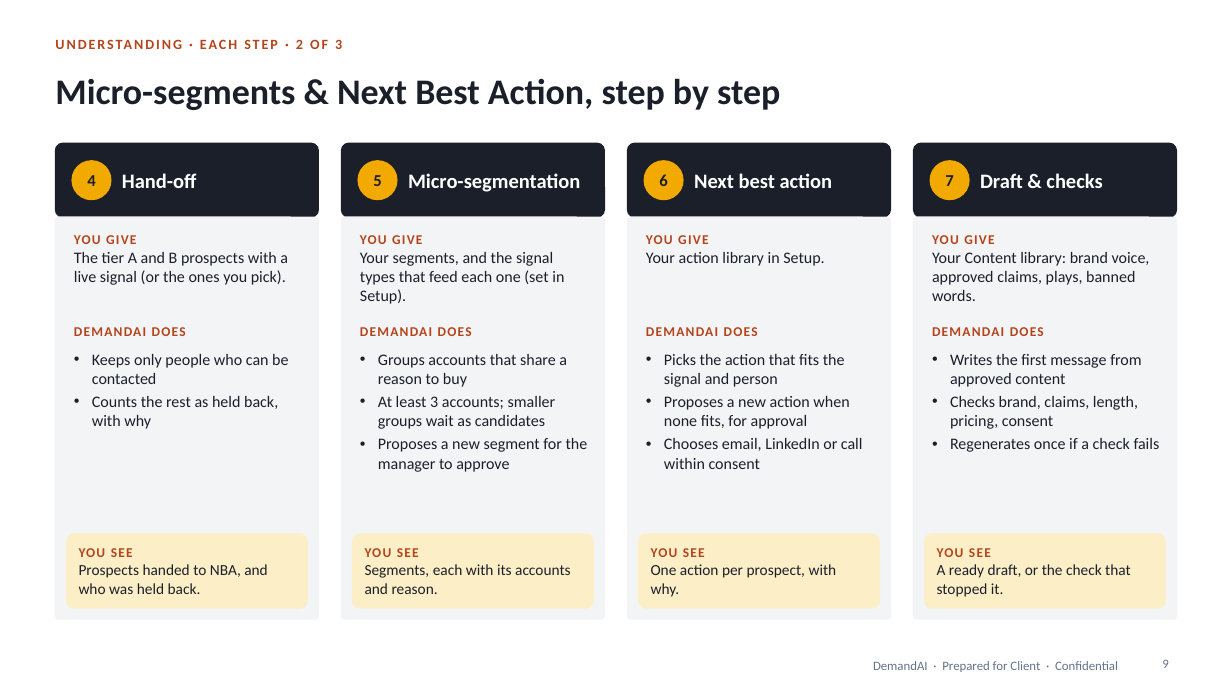
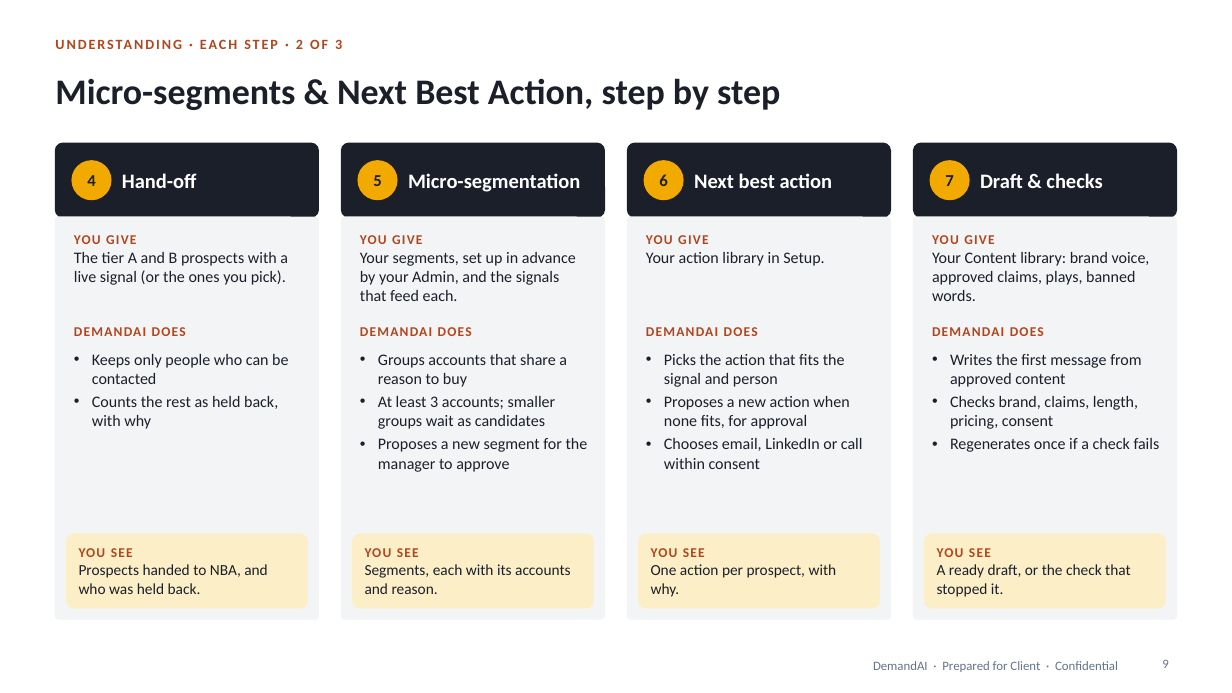
Before and after one commit to shantanusharma-commits/Demand-AI---POC, a slide deck: slide 9 of proposal/DemandAI_Pilot_Proposal.pptx. Drawn at 1232x693 pixels with LibreOffice and Linux fonts; fonts in the diff are those of the drawing. Boxes give left, top, right and bottom in pixels: in the first picture for what was removed or moved away, otherwise in the second. Text is boxed around its words. In the diff, an @@ line names an element or a change of style, - is before the commit and + after.

```diff
--- a/proposal/DemandAI_Pilot_Proposal.pptx
+++ b/proposal/DemandAI_Pilot_Proposal.pptx
@@ text at [360,252,576,301]: text changed @@
-Your segments, and the signal types that feed each one (set in Setup).
+Your segments, set up in advance by your Admin, and the signals that feed each.
```
Also in this commit, not shown: 1 other slide changed, 1 slide removed, 1 other file.
